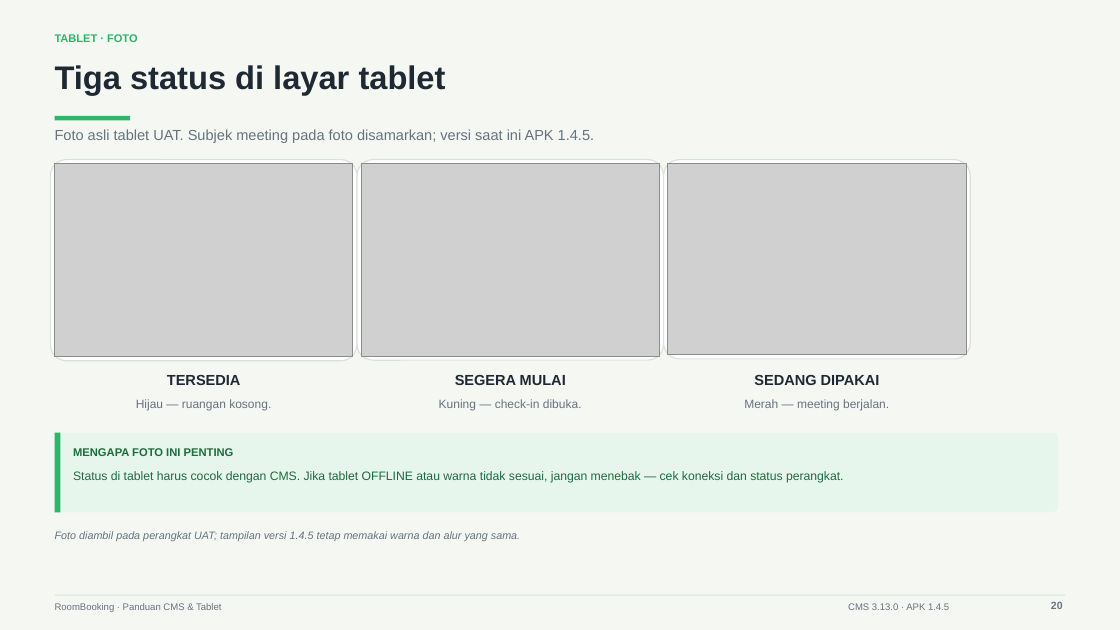
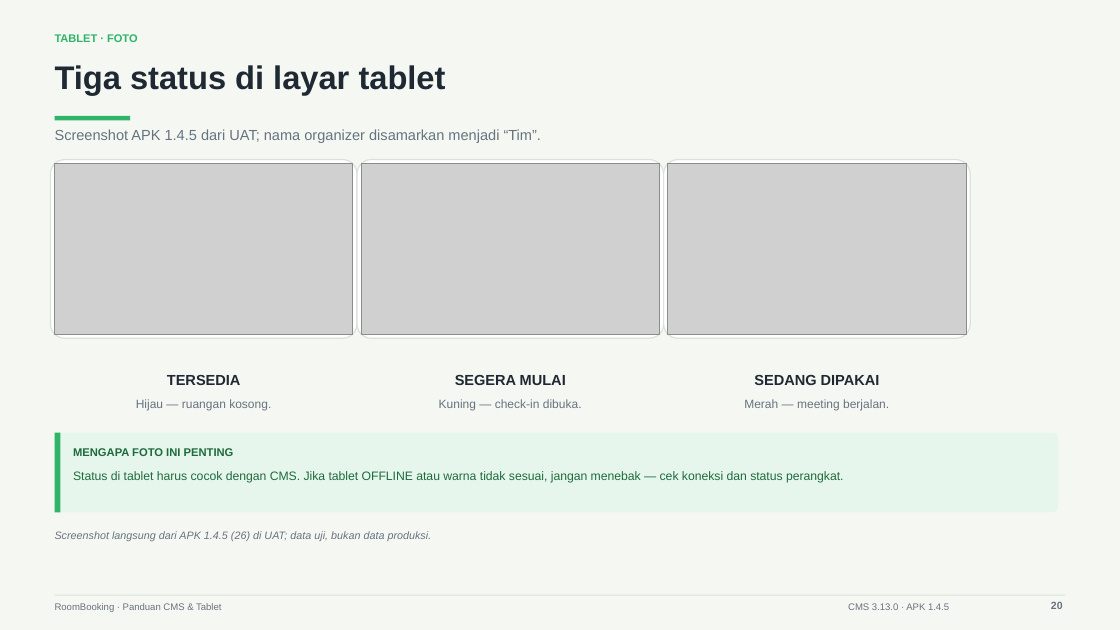
Before and after one commit to goodmeow/app_booking, a slide deck: slide 20 of docs/training/RoomBooking-Panduan-CMS-Tablet.pptx. Drawn at 1120x630 pixels with LibreOffice and Linux fonts; fonts in the diff are those of the drawing; grey boxes stand for pictures. Boxes give left, top, right and bottom in pixels: in the first picture for what was removed or moved away, otherwise in the second. Text is boxed around its words. In the diff, an @@ line names an element or a change of style, - is before the commit and + after.

Commit message:
docs(training): use APK 1.4.5 tablet screenshots

```diff
--- a/docs/training/RoomBooking-Panduan-CMS-Tablet.pptx
+++ b/docs/training/RoomBooking-Panduan-CMS-Tablet.pptx
@@ text at [55,129,541,143]: text changed @@
-Foto asli tablet UAT. Subjek meeting pada foto disamarkan; versi saat ini APK 1.4.5.
+Screenshot APK 1.4.5 dari UAT; nama organizer disamarkan menjadi “Tim”.
@@ rounded rectangle: place and size @@
-rounded rectangle at [50,160,357,360]
+rounded rectangle at [50,160,357,339]
@@ picture: place and size @@
-picture at [55,164,353,356]
+picture at [55,164,353,334]
@@ rounded rectangle: place and size @@
-rounded rectangle at [357,160,664,360]
+rounded rectangle at [357,160,664,339]
@@ picture: place and size @@
-picture at [361,164,660,356]
+picture at [361,164,660,334]
@@ rounded rectangle: place and size @@
-rounded rectangle at [664,160,970,359]
+rounded rectangle at [664,160,970,339]
@@ picture: place and size @@
-picture at [668,164,966,355]
+picture at [668,164,966,334]
@@ text at [55,531,432,541]: text changed @@
-Foto diambil pada perangkat UAT; tampilan versi 1.4.5 tetap memakai warna dan alur yang sama.
+Screenshot langsung dari APK 1.4.5 (26) di UAT; data uji, bukan data produksi.
```
Also in this commit, not shown: 1 other slide changed, 1 other file.
